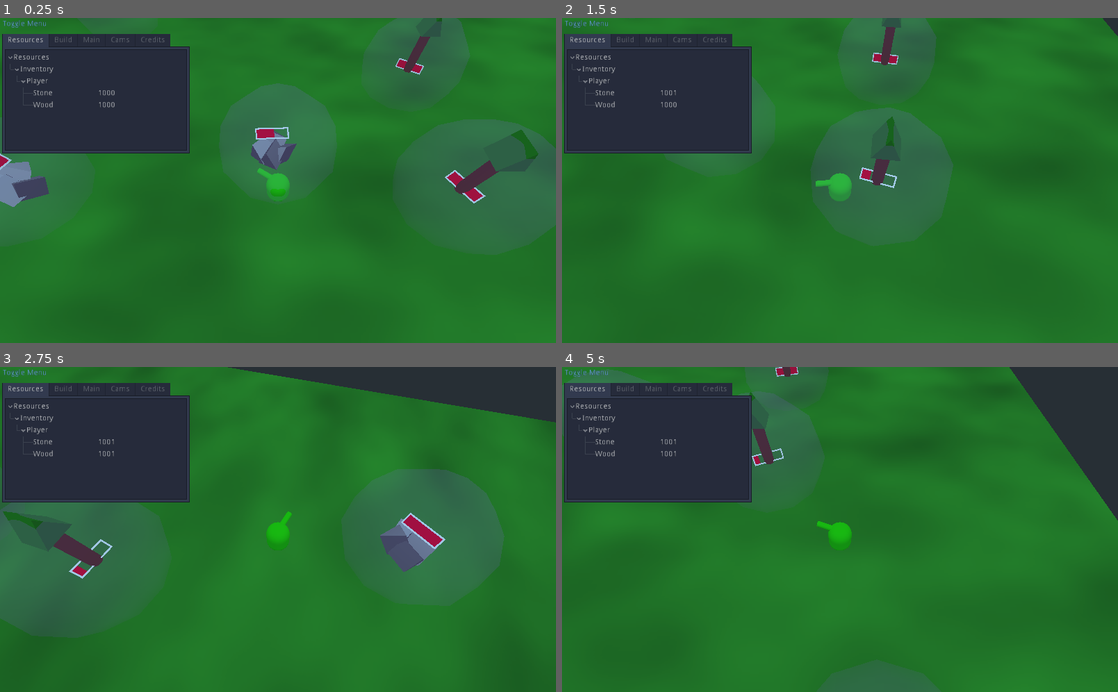
Above: before the commit, frames 1-4 (two rows, left to right).
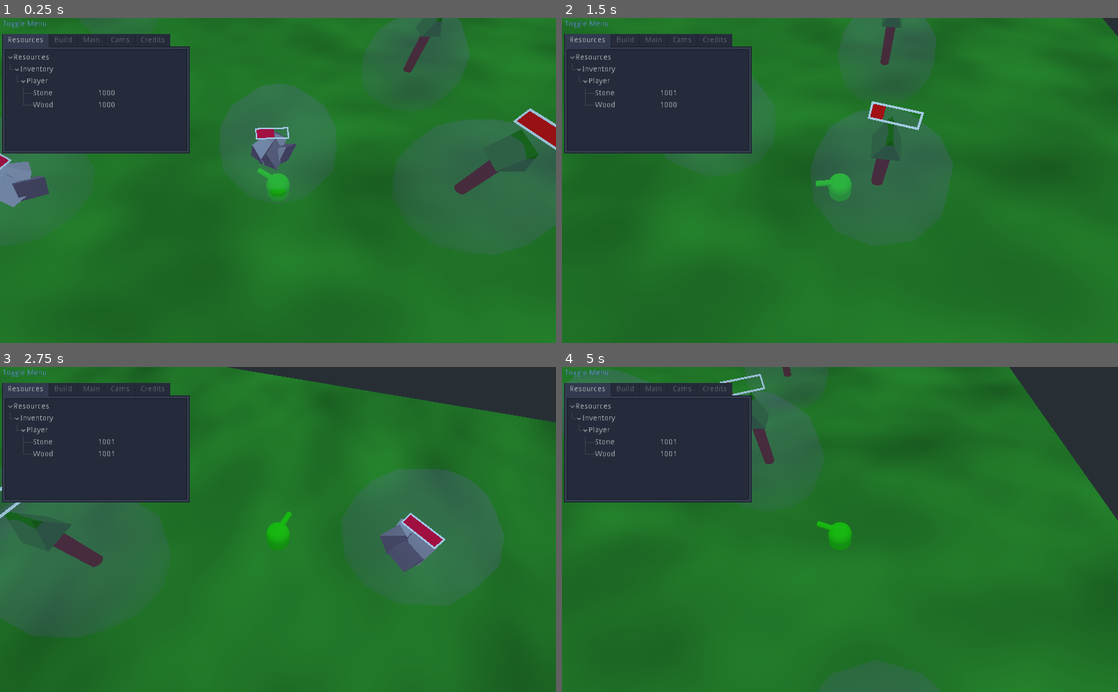
Above: after the commit, the same moments.

Repository: c-dante/godot-jam
Game: Godot game, scene res://FirstScene.tscn
The game is run twice, just before and just after one commit, with the same random seed, the same clock (stepped at 60 frames per second) and the same inputs.
Inputs (mouse positions are in pixels of both pictures, inside the frame that each line leads up to):
- Up to frame 1 (0.25 s): no input
- Up to frame 2 (1.5 s): move the mouse to (962, 164) at 0.52 s; hold D (move_right) 0.53-1.28 s; hold Shift (sprint) 0.53-1.28 s; move the mouse to (728, 196) at 1.27 s; hold S (move_down) from 1.28 s (still down); tap E (turn_ccw) at 1.35 s
- Up to frame 3 (2.75 s): move the mouse to (333, 458) at 2.02 s; release S (move_down) at 2.03 s; hold D (move_right) from 2.03 s (still down); hold Q (turn_cw) from 2.03 s (still down)
- Up to frame 4 (5 s): move the mouse to (812, 594) at 2.77 s; release D (move_right) at 2.78 s; release Q (turn_cw) at 2.78 s; hold W (move_up) 2.78-3.53 s; tap Shift (sprint) at 2.85 s; move the mouse to (1006, 578) at 3.52 s; hold E (turn_ccw) 3.53-4.28 s; hold A (move_left) from 3.53 s (still down); move the mouse to (673, 480) at 4.27 s; tap Q (turn_cw) at 4.35 s

The runs differ from the first frame. In frame 1, 0.8% of the frame differs, in the area x 71-100%, y 12-58%; in frame 2, 0.5%; in frame 3, 0.2%; in frame 4, 0.2%.

Commit message:
Data driven build menu

Diff:
--- a/Events.gd
+++ /dev/null
@@ -1,16 +0,0 @@
-extends Node
-
-
-# Declare member variables here. Examples:
-# var a = 2
-# var b = "text"
-
-
-# Called when the node enters the scene tree for the first time.
-func _ready():
-	pass # Replace with function body.
-
-
-# Called every frame. 'delta' is the elapsed time since the previous frame.
-#func _process(delta):
-#	pass
--- a/project.godot
+++ b/project.godot
@@ -18,16 +18,10 @@
 "class": "Movement",
 "language": "GDScript",
 "path": "res://src/Movement.gd"
-}, {
-"base": "Node",
-"class": "Resources",
-"language": "GDScript",
-"path": "res://src/Resources.gd"
 } ]
 _global_script_class_icons={
 "Bar": "",
-"Movement": "",
-"Resources": ""
+"Movement": ""
 }
 
 [application]
@@ -41,6 +35,7 @@
 Global="*res://src/Global.gd"
 TimedLog="*res://src/util/TimedLog.gd"
 Resources="*res://src/Resources.gd"
+Events="*res://src/Events.gd"
 
 [editor_plugins]
 
--- /dev/null
+++ b/src/Events.gd
@@ -0,0 +1,9 @@
+extends Node
+
+const Res = preload("res://src/Resources.gd")
+
+# int, Resources.ItemType, Dictionary Material -> int
+signal on_purchase_attempt(owner, item, cost)
+
+func purchase_attempt(owner, item, cost):
+	emit_signal("on_purchase_attempt", owner, item, cost)
--- a/src/Resources.gd
+++ b/src/Resources.gd
@@ -9,5 +9,29 @@
 		ResourceType.Wood:
 			return "Wood"
 
+# Items
+enum ItemType { Miner, Bow }
+
+static func itemString(res):
+	match res:
+		ItemType.Miner:
+			return "Miner"
+		ItemType.Bow:
+			return "Bow"
+
+# Order here is order in the build menu
+var Items = {
+	ItemType.Miner: {
+		"cost": { ResourceType.Stone: 20 },
+		"desc": "Drop near resources to auto-mine them.",
+		"icon": "res://assets/icon/Pickaxe.png"
+	},
+	ItemType.Bow: {
+		"cost": { ResourceType.Wood: 10 },
+		"desc": "Defend yourself.",
+		"icon": "res://assets/icon/Bow.png"
+	}
+}
+
 # Object.instance_id -> ResourceType -> int
 var Inventory = {}
--- a/src/Tree/Tree.tscn
+++ b/src/Tree/Tree.tscn
@@ -50,6 +50,7 @@
 shape = SubResource( 2 )
 
 [node name="bar" parent="." instance=ExtResource( 4 )]
+transform = Transform( 1, 0, 0, 0, 1, 0, 0, 0, 1, 0, 7, 0 )
 
 [node name="gather" type="Area" parent="."]
 input_ray_pickable = false
--- /dev/null
+++ b/src/ui/BuildMenu.gd
@@ -0,0 +1,23 @@
+extends GridContainer
+
+const Res = preload("res://src/Resources.gd")
+const Events = preload("res://src/Events.gd")
+const TooltipButton = preload("res://src/ui/TooltipButton.tscn")
+
+
+# Declare member variables here. Examples:
+# var a = 2
+# var b = "text"
+
+
+# Called when the node enters the scene tree for the first time.
+func _ready():
+	for itemType in Resources.Items:
+		var item = Resources.Items[itemType]
+		var buildBtn = TooltipButton.instance()
+		buildBtn.tooltip = item["desc"] + "\n"
+		for res in item["cost"]:
+			buildBtn.tooltip += "- %d %s" % [item["cost"][res], Resources.resourceString(res)]
+		buildBtn.text = Resources.itemString(itemType)
+		buildBtn.icon = load(item["icon"])
+		add_child(buildBtn)
--- a/src/ui/ToolTip.gd
+++ b/src/ui/ToolTip.gd
@@ -8,6 +8,7 @@
 # Called every frame. 'delta' is the elapsed time since the previous frame.
 func _process(_delta):
 	$Text.rect_position = get_viewport().get_mouse_position() + OFFSET
+	$Text.rect_size = Vector2(150, 10)
 
 func setText(text: String):
 	$Text.bbcode_text = text
--- a/src/ui/TooltipButton.gd
+++ b/src/ui/TooltipButton.gd
@@ -1,7 +1,7 @@
 extends Button
 
 export (String, MULTILINE) var tooltip
-export (NodePath) var tooltipPath = "/root/Main/ui/main/ToolTip"
+export (NodePath) var tooltipPath = "/root/Main/ui/ToolTip"
 onready var tooltipNode = get_node(tooltipPath)
 
 func _on_btn_mouse_entered():
--- a/src/ui/ui.gd
+++ b/src/ui/ui.gd
@@ -35,3 +35,6 @@
 func _on_Camera1_pressed():
 	cam1.make_current()
 	setButtonState()
+
+func _on_Miner_pressed():
+	pass
--- a/src/ui/ui.tscn
+++ b/src/ui/ui.tscn
@@ -7,9 +7,8 @@
 [ext_resource path="res://src/ui/LoadBtn.gd" type="Script" id=5]
 [ext_resource path="res://src/ui/SaveBtn.gd" type="Script" id=6]
 [ext_resource path="res://src/ui/Tree.gd" type="Script" id=7]
-[ext_resource path="res://assets/icon/Pickaxe.png" type="Texture" id=8]
+[ext_resource path="res://src/ui/BuildMenu.gd" type="Script" id=8]
 [ext_resource path="res://src/ui/ToolTip.gd" type="Script" id=9]
-[ext_resource path="res://src/ui/TooltipButton.tscn" type="PackedScene" id=10]
 [ext_resource path="res://assets/icon/Bow.png" type="Texture" id=11]
 
 [node name="main" type="Control"]
@@ -45,7 +44,6 @@
 }
 
 [node name="Resources" type="Tabs" parent="Menu"]
-visible = false
 anchor_right = 1.0
 anchor_bottom = 1.0
 margin_left = 5.0
@@ -63,6 +61,7 @@
 }
 
 [node name="Build" type="Tabs" parent="Menu"]
+visible = false
 anchor_right = 1.0
 anchor_bottom = 1.0
 margin_left = 5.0
@@ -74,25 +73,10 @@
 anchor_right = 1.0
 anchor_bottom = 1.0
 columns = 4
-__meta__ = {
-"_edit_use_anchors_": false
-}
-
-[node name="Miner" parent="Menu/Build/GridContainer" instance=ExtResource( 10 )]
-text = "miner"
-icon = ExtResource( 8 )
-tooltip = "Mine rocks for you.
-- 20 Rock"
-tooltipPath = NodePath("../../../../ToolTip")
-
-[node name="Gun" parent="Menu/Build/GridContainer" instance=ExtResource( 10 )]
-margin_left = 110.0
-margin_right = 210.0
-text = "bow"
-icon = ExtResource( 11 )
-tooltip = "A weapon to defend yourself
-- 10 Rock"
-tooltipPath = NodePath("../../../../ToolTip")
+script = ExtResource( 8 )
+__meta__ = {
+"_edit_use_anchors_": false
+}
 
 [node name="Main" type="Tabs" parent="Menu"]
 visible = false
@@ -232,6 +216,43 @@
 "_edit_use_anchors_": false
 }
 
+[node name="TODO resources" type="Control" parent="."]
+visible = false
+anchor_right = 1.0
+anchor_bottom = 1.0
+margin_left = 897.0
+margin_right = 985.0
+margin_bottom = 127.0
+__meta__ = {
+"_edit_use_anchors_": false
+}
+
+[node name="VBoxContainer" type="VBoxContainer" parent="TODO resources"]
+anchor_right = 1.0
+anchor_bottom = 1.0
+__meta__ = {
+"_edit_use_anchors_": false
+}
+
+[node name="HBoxContainer" type="HBoxContainer" parent="TODO resources/VBoxContainer"]
+margin_right = 128.0
+margin_bottom = 22.0
+
+[node name="Label" type="Label" parent="TODO resources/VBoxContainer/HBoxContainer"]
+margin_right = 44.0
+margin_bottom = 22.0
+text = "Stone"
+
+[node name="Control" type="Control" parent="TODO resources/VBoxContainer/HBoxContainer"]
+anchor_right = 1.0
+margin_right = 48.0
+margin_bottom = 22.0
+
+[node name="Sprite" type="Sprite" parent="TODO resources/VBoxContainer/HBoxContainer/Control"]
+texture = ExtResource( 11 )
+centered = false
+offset = Vector2( -16, 0 )
+
 [node name="ToolTip" type="Control" parent="."]
 visible = false
 script = ExtResource( 9 )
@@ -251,43 +272,6 @@
 __meta__ = {
 "_edit_use_anchors_": false
 }
-
-[node name="TODO resources" type="Control" parent="."]
-visible = false
-anchor_right = 1.0
-anchor_bottom = 1.0
-margin_left = 897.0
-margin_right = 985.0
-margin_bottom = 127.0
-__meta__ = {
-"_edit_use_anchors_": false
-}
-
-[node name="VBoxContainer" type="VBoxContainer" parent="TODO resources"]
-anchor_right = 1.0
-anchor_bottom = 1.0
-__meta__ = {
-"_edit_use_anchors_": false
-}
-
-[node name="HBoxContainer" type="HBoxContainer" parent="TODO resources/VBoxContainer"]
-margin_right = 128.0
-margin_bottom = 22.0
-
-[node name="Label" type="Label" parent="TODO resources/VBoxContainer/HBoxContainer"]
-margin_right = 44.0
-margin_bottom = 22.0
-text = "Stone"
-
-[node name="Control" type="Control" parent="TODO resources/VBoxContainer/HBoxContainer"]
-anchor_right = 1.0
-margin_right = 48.0
-margin_bottom = 22.0
-
-[node name="Sprite" type="Sprite" parent="TODO resources/VBoxContainer/HBoxContainer/Control"]
-texture = ExtResource( 11 )
-centered = false
-offset = Vector2( -16, 0 )
 [connection signal="toggled" from="MenuBtn" to="MenuBtn" method="_on_MenuBtn_toggled"]
 [connection signal="pressed" from="Menu/Main/GridContainer/SaveBtn" to="Menu/Main/GridContainer/SaveBtn" method="_on_SaveBtn_pressed"]
 [connection signal="pressed" from="Menu/Main/GridContainer/LoadBtn" to="Menu/Main/GridContainer/LoadBtn" method="_on_LoadBtn_pressed"]
Not shown: 2 places in FirstScene.tscn that only renumber resources
Not shown: 1 places in src/ui/ui.tscn that only renumber resources
